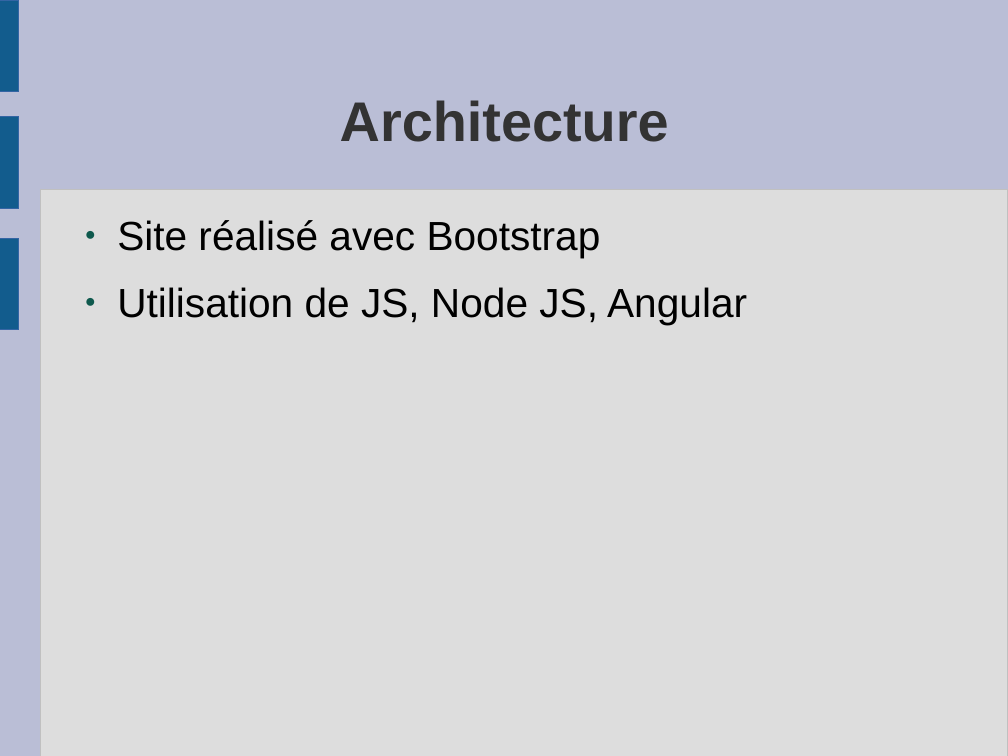
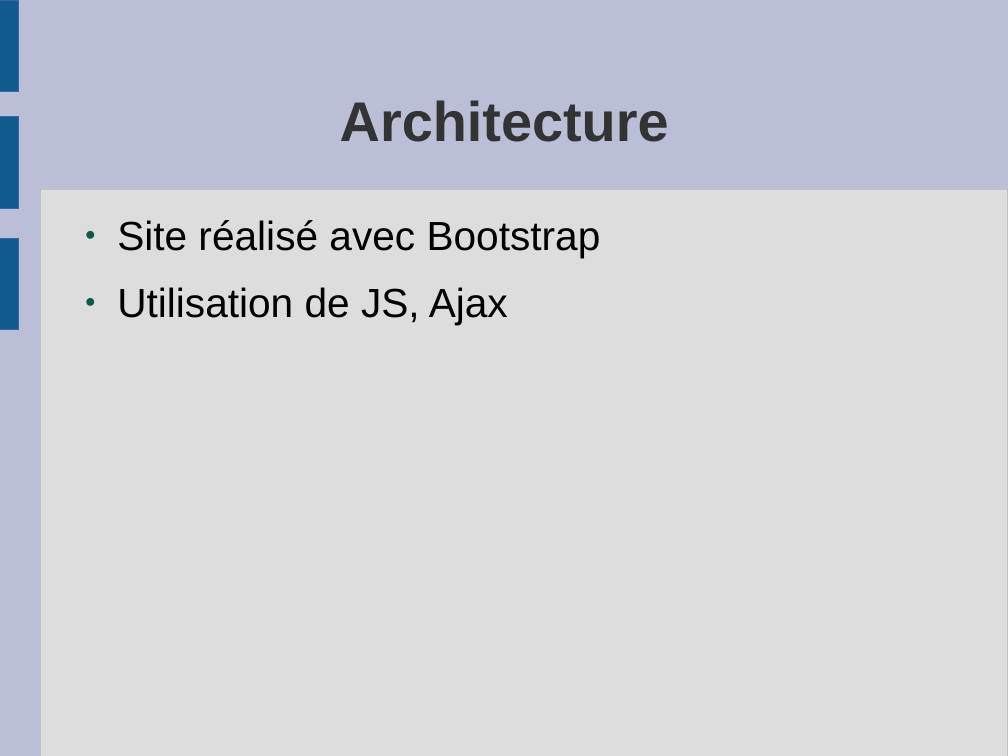
Before and after one commit to NOualet/ArchiWeb_GroupC, a slide deck: slide 3 of Doc/presentationOral.odp. Drawn at 1008x756 pixels with LibreOffice and Linux fonts; fonts in the diff are those of the drawing. Boxes give left, top, right and bottom in pixels: in the first picture for what was removed or moved away, otherwise in the second. Text is boxed around its words. In the diff, an @@ line names an element or a change of style, - is before the commit and + after.

```diff
--- a/Doc/presentationOral.odp
+++ b/Doc/presentationOral.odp
@@ text at <box>117,287,508,325</box>: text changed @@
-● Utilisation de JS, Node JS, Angular
+● Utilisation de JS, Ajax
```
Also in this commit, not shown: 1 other file.
